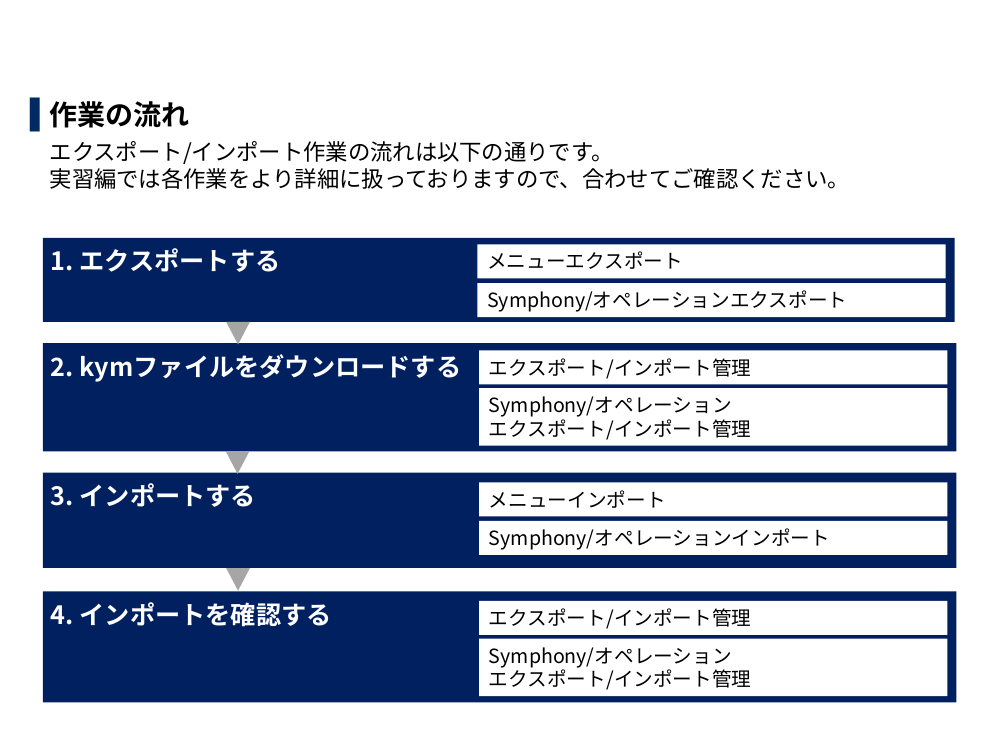
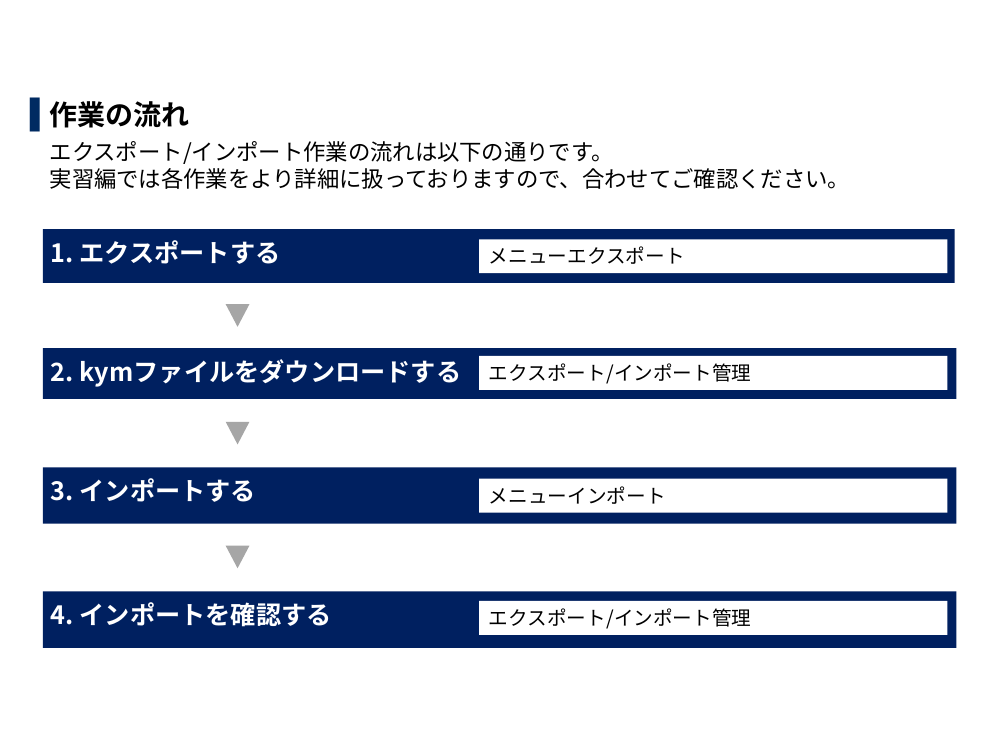
Before and after one commit to exastro-suite/it-automation-docs, a slide deck: slide 9 of asset/Learn_ja/ITA-export-import_classroom_lecture.pptx (slide 13 before the commit). Drawn at 1008x756 pixels with LibreOffice and Linux fonts; fonts in the diff are those of the drawing; background and template pictures are left out. Boxes give left, top, right and bottom in pixels: in the first picture for what was removed or moved away, otherwise in the second. Text is boxed around its words. In the diff, an @@ line names an element or a change of style, - is before the commit and + after.

```diff
--- a/asset/Learn_ja/ITA-export-import_classroom_lecture.pptx
+++ b/asset/Learn_ja/ITA-export-import_classroom_lecture.pptx
@@ rectangle "1. エクスポートする": place and size @@
-rectangle "1. エクスポートする" at (43,238,955,322)
+rectangle "1. エクスポートする" at (43,229,955,282)
@@ rectangle "メニューエクスポート": place and size @@
-rectangle "メニューエクスポート" at (478,244,947,278)
+rectangle "メニューエクスポート" at (479,239,948,273)
@@ rectangle removed at (478,283,947,318) @@
-Symphony/オペレーションエクスポート
@@ triangle: place and size @@
-triangle at (226,322,250,344)
+triangle at (226,304,250,327)
@@ rectangle "2. kymファイルをダウンロードする": place and size @@
-rectangle "2. kymファイルをダウンロードする" at (43,343,957,451)
+rectangle "2. kymファイルをダウンロードする" at (43,348,957,398)
@@ rectangle "エクスポート/インポート管理": place and size @@
-rectangle "エクスポート/インポート管理" at (479,351,948,385)
+rectangle "エクスポート/インポート管理" at (479,356,948,390)
@@ rectangle removed at (479,388,948,446) @@
-Symphony/オペレーション
-エクスポート/インポート管理
@@ triangle: place and size @@
-triangle at (226,452,250,474)
+triangle at (226,421,250,444)
@@ rectangle "3. インポートする": place and size @@
-rectangle "3. インポートする" at (43,473,957,569)
+rectangle "3. インポートする" at (43,468,957,524)
@@ rectangle "メニューインポート": place and size @@
-rectangle "メニューインポート" at (479,483,948,517)
+rectangle "メニューインポート" at (479,479,948,513)
@@ rectangle removed at (479,521,948,555) @@
-Symphony/オペレーションインポート
@@ triangle: place and size @@
-triangle at (226,569,250,591)
+triangle at (226,545,250,568)
@@ rectangle "4. インポートを確認する": place and size @@
-rectangle "4. インポートを確認する" at (43,592,957,703)
+rectangle "4. インポートを確認する" at (43,592,957,648)
@@ rectangle removed at (479,638,948,696) @@
-Symphony/オペレーション
-エクスポート/インポート管理
```
Also in this commit, not shown: 7 other slides changed, 7 slides removed, 1 other file.
